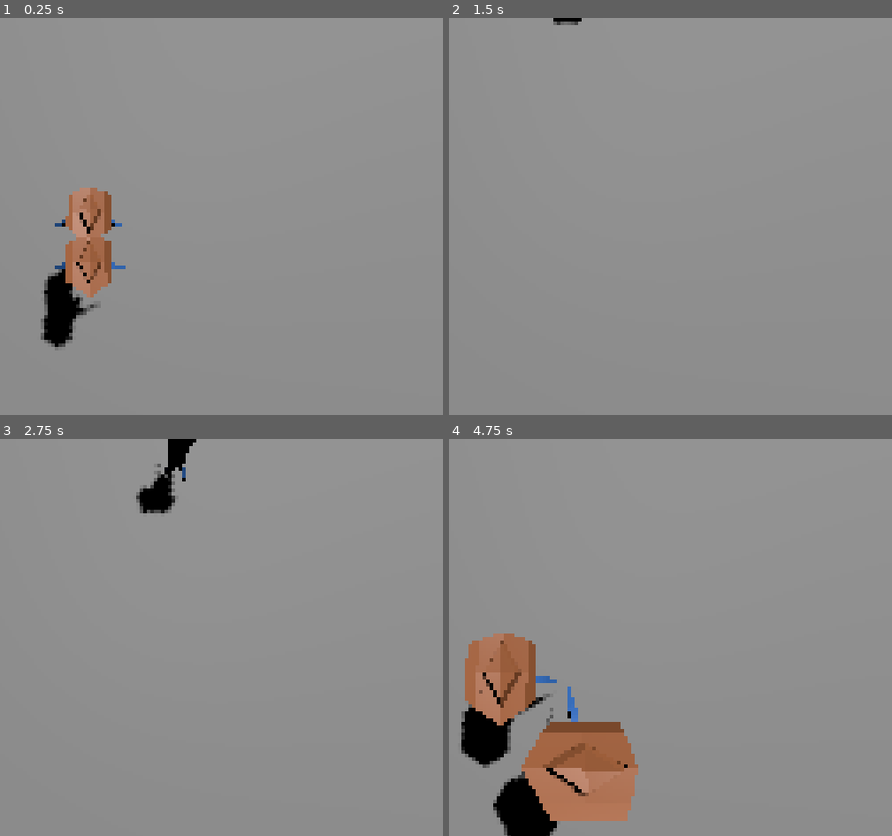
Above: before the commit, frames 1-4 (two rows, left to right).
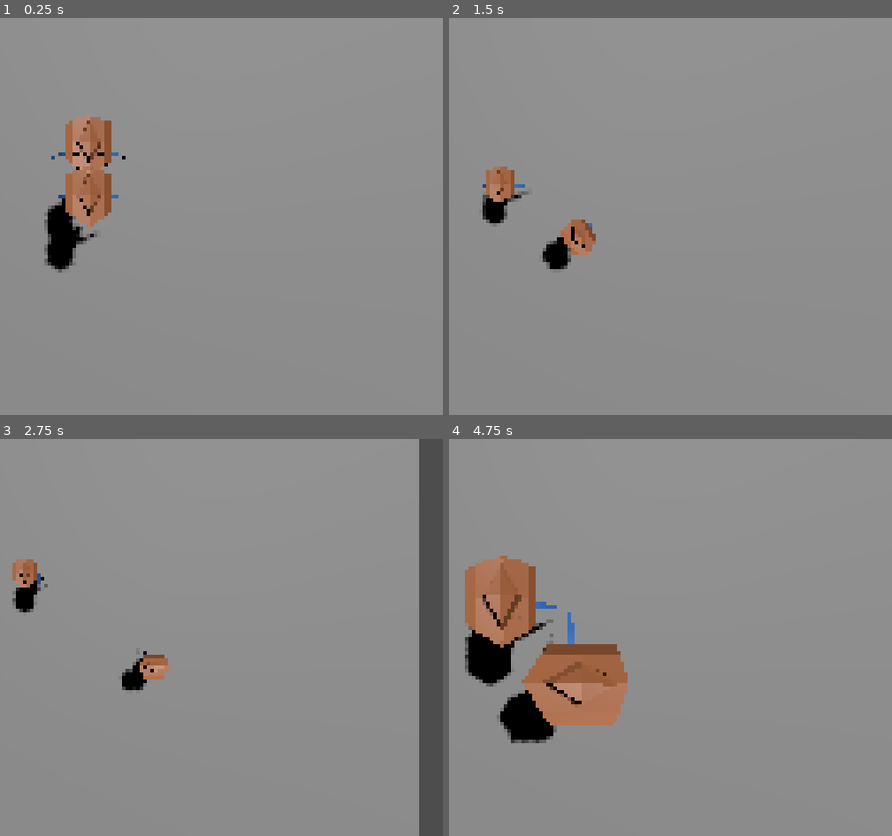
Above: after the commit, the same moments.

Repository: jalvarez2016/This-world-is-too-tiny-for-both-of-us
Game: Godot game, scene res://world test/world.tscn
Two runs of this game, one before a commit and one after it. Both use one fixed random seed, a clock stepped at 60 frames per second and the inputs below.
Inputs (mouse positions are in pixels of both pictures, inside the frame that each line leads up to):
- Up to frame 1 (0.25 s): no input
- Up to frame 2 (1.5 s): tap Enter (ui_accept) at 0.5, 0.77 s; move the mouse to (692, 196) at 0.52 s; hold D (ui_right) 0.53-1.28 s; hold F 0.53-1.28 s; click (692, 196) at 0.67 s; move the mouse to (outside the picture) at 1.27 s; hold S (ui_down) from 1.28 s (still down); tap Q at 1.35 s
- Up to frame 3 (2.75 s): tap Enter (ui_accept) at 1.52 s; move the mouse to (159, 550) at 2.02 s; release S (ui_down) at 2.03 s; hold D (ui_right) from 2.03 s (still down); tap Space at 2.1 s
- Up to frame 4 (4.75 s): move the mouse to (502, 716) at 2.77 s; release D (ui_right) at 2.78 s; hold W (ui_up) 2.78-3.53 s; tap F at 2.85 s; click (502, 716) at 2.92 s; tap Enter (ui_accept) at 3.02, 3.77, 4.52 s; move the mouse to (750, 697) at 3.52 s; hold Q 3.53-4.28 s; hold A (ui_left) from 3.53 s (still down); move the mouse to (outside the picture) at 4.27 s; tap Space at 4.35 s

The runs differ from the first frame. In frame 1, 5.9% of the frame differs, in the area x 9-29%, y 24-83%; in frame 2, 1.9%; in frame 3, 7.8%; in frame 4, 18%, in the area x 2-43%, y 29-100%.

Commit message:
fix camera

Diff:
--- a/Camera/CameraManager.gd
+++ b/Camera/CameraManager.gd
@@ -12,11 +12,11 @@
 		)
 		var player_distance_vector: Vector3 =  player_positions[0] - player_positions[1]
 		var player_distance_float : float = abs(player_distance_vector.distance_to(Vector3.ZERO))
-		var zOffset = 0.0
 		var midpoint : Vector3 = (player_distance_vector / 2) + player_positions[1]
+		var zOffset = midpoint.z
 		if player_distance_float > 5:
-			phantom_camera.global_position.y = (player_distance_float / 2) + 10
-			zOffset = midpoint.z + 25
+			phantom_camera.global_position.y = (player_distance_float / 2) + 25
+			zOffset = midpoint.z * 1.5
 		else:
 			phantom_camera.global_position.y = 15
 		#lerp(midpoint.z, max_distance, _delta)
--- a/world test/world.tscn
+++ b/world test/world.tscn
@@ -21,7 +21,7 @@
 shadow_enabled = true
 
 [node name="MainCamera" type="Camera3D" parent="." node_paths=PackedStringArray("phantom_camera")]
-transform = Transform3D(1, 0, 0, 0, 0.258819, 0.965926, 0, -0.965926, 0.258819, 0, 25, 3)
+transform = Transform3D(1, 0, 0, 0, -4.37114e-08, 1, 0, -1, -4.37114e-08, 0, 25, 3)
 script = ExtResource("2_i5ya7")
 phantom_camera = NodePath("../PhantomCamera3D")
 
@@ -103,7 +103,7 @@
 transform = Transform3D(-0.275906, 0, -0.961185, 0, 1, 0, 0.961185, 0, -0.275906, 0.0555642, 0, -3.08883)
 
 [node name="PhantomCamera3D" parent="." instance=ExtResource("4_i3kq0")]
-transform = Transform3D(1, 0, 0, 0, 0.258819, 0.965926, 0, -0.965926, 0.258819, 0, 25, 3)
+transform = Transform3D(1, 0, 0, 0, -4.37114e-08, 1, 0, -1, -4.37114e-08, 0, 25, 3)
 
 [connection signal="timeout" from="MainCamera/CameraTimer" to="MainCamera" method="_on_timer_timeout"]
 [connection signal="timeout" from="HealthPackSpawnTimer" to="HealthPackSpawn" method="_on_health_pack_spawn_timer_timeout"]
